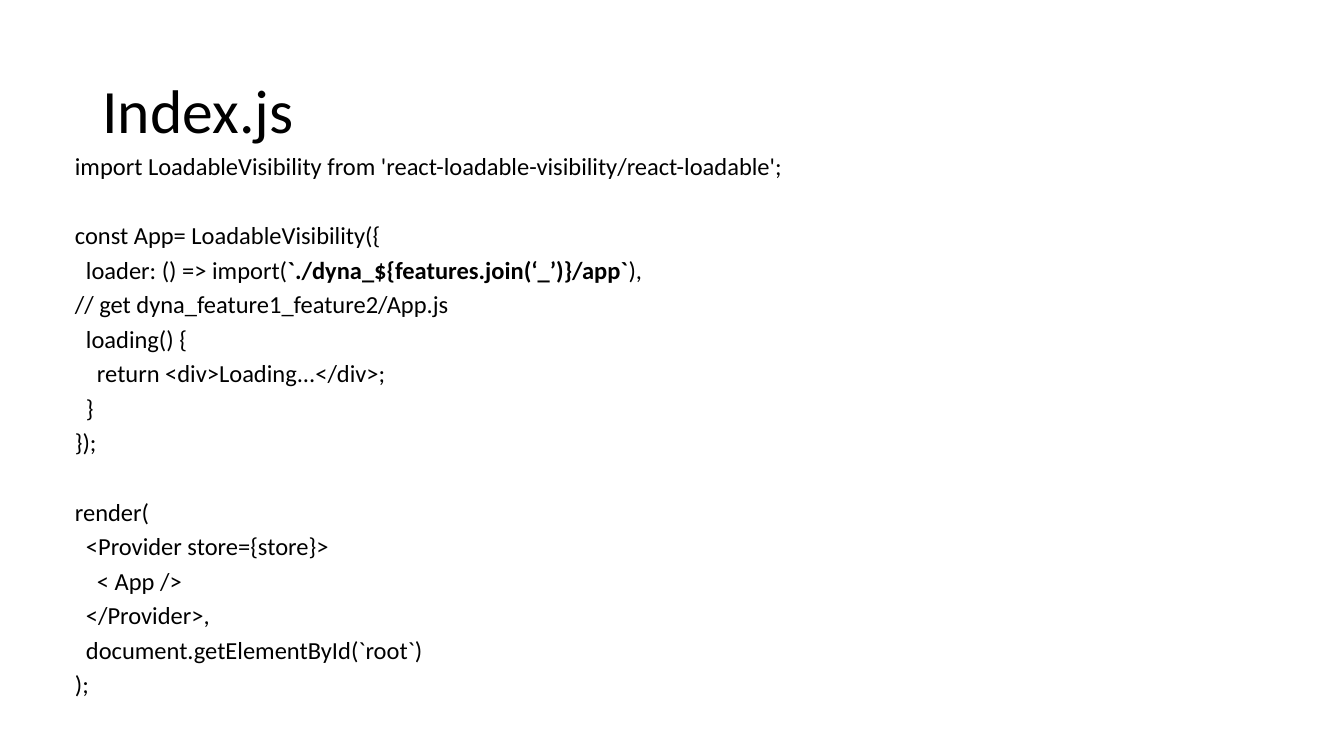
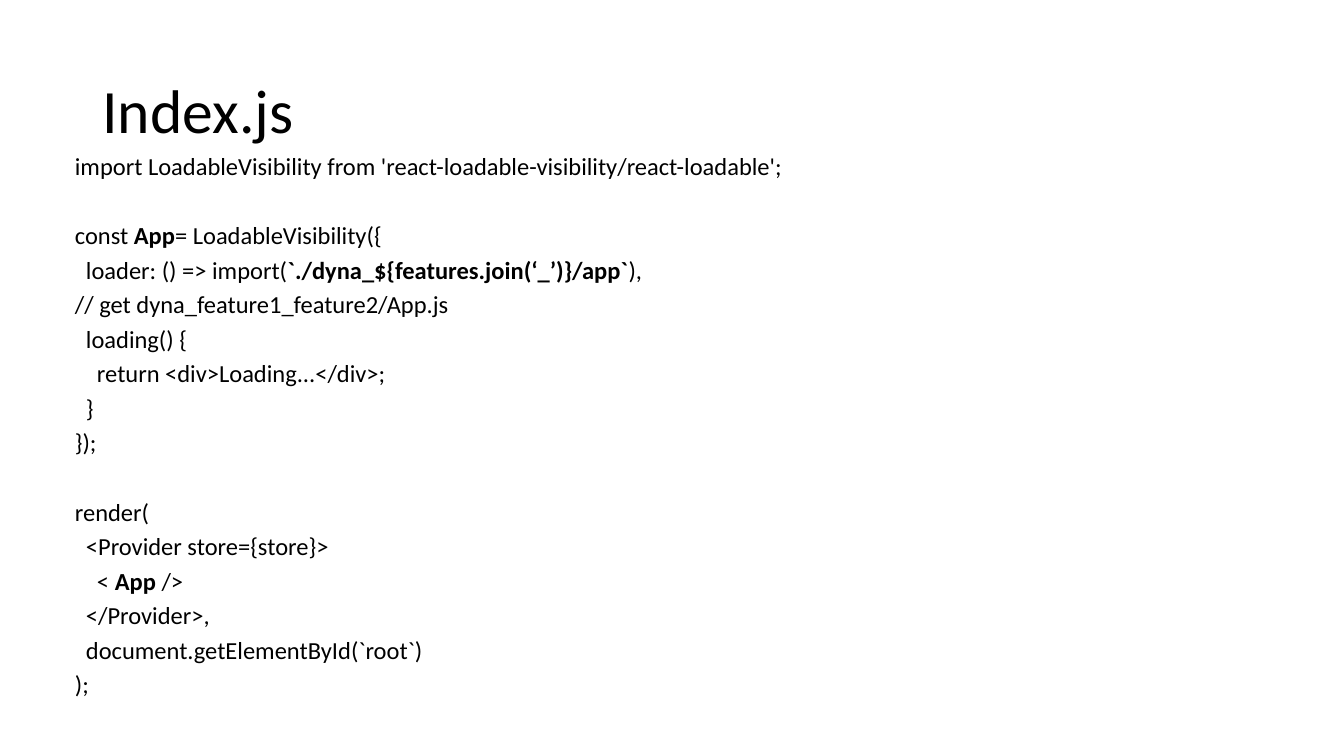
Before and after one commit to chaiyilin/featureToggling, a slide deck: slide 24 of featureToggles.pptx (slide 22 before the commit). Drawn at 1344x756 pixels with LibreOffice and Linux fonts; fonts in the diff are those of the drawing. Boxes give left, top, right and bottom in pixels: in the first picture for what was removed or moved away, otherwise in the second. Text is boxed around its words. In the diff, an @@ line names an element or a change of style, - is before the commit and + after.

```diff
--- a/featureToggles.pptx
+++ b/featureToggles.pptx
@@ text at box(75, 226, 382, 594): bold on in "App=", "App" @@
```
Also in this commit, not shown: 9 other slides changed, 3 slides added, 1 slide removed.
